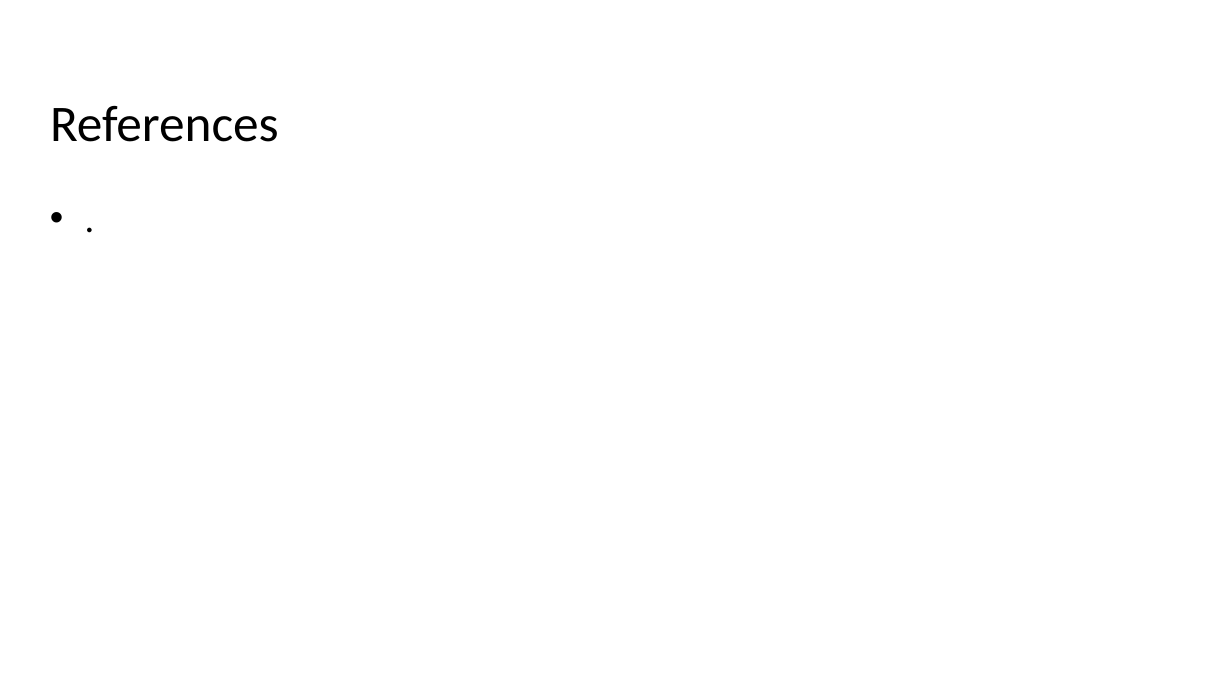
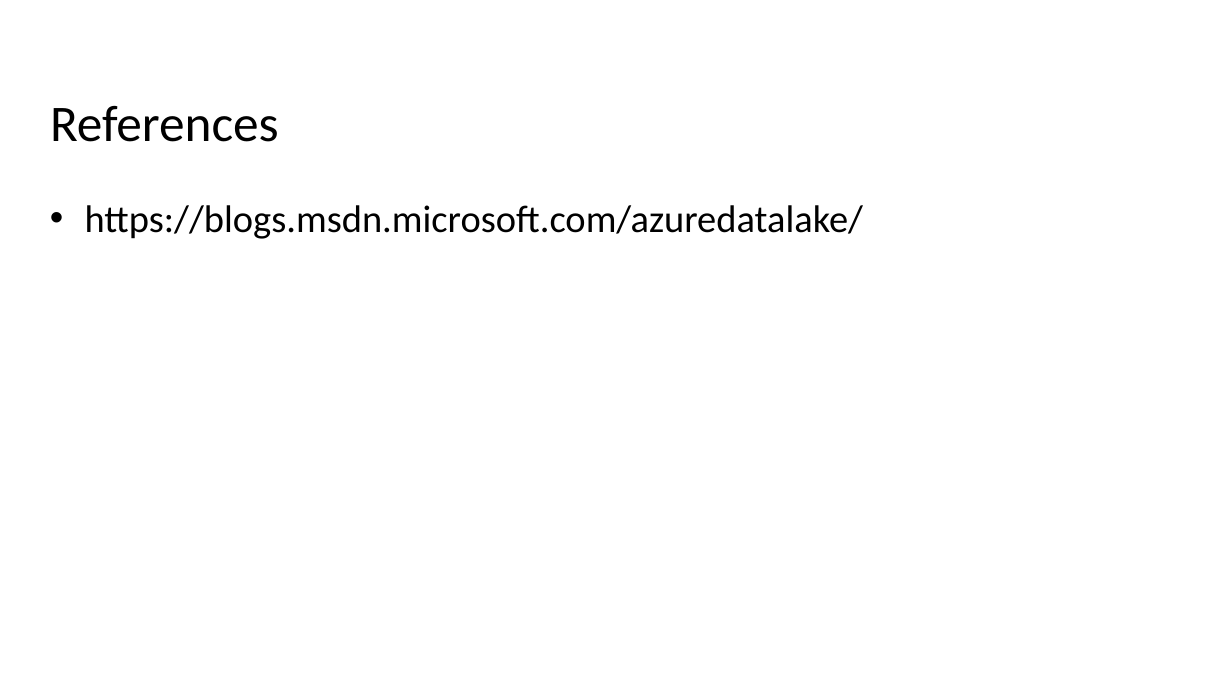
Before and after one commit to dinesarun/azurevidyapeeth, a slide deck: slide 15 of Feb26-AzureDataLake/AzureDataLake+Hadoop3.0.pptx (slide 11 before the commit). Drawn at 1232x693 pixels with LibreOffice and Linux fonts; fonts in the diff are those of the drawing; background and template pictures are left out. Boxes give left, top, right and bottom in pixels: in the first picture for what was removed or moved away, otherwise in the second. Text is boxed around its words. In the diff, an @@ line names an element or a change of style, - is before the commit and + after.

```diff
--- a/Feb26-AzureDataLake/AzureDataLake+Hadoop3.0.pptx
+++ b/Feb26-AzureDataLake/AzureDataLake+Hadoop3.0.pptx
@@ text at (85, 205, 863, 239): text changed @@
-• .
+• https://blogs.msdn.microsoft.com/azuredatalake/
```
Also in this commit, not shown: 1 other slide changed, 4 slides added.
